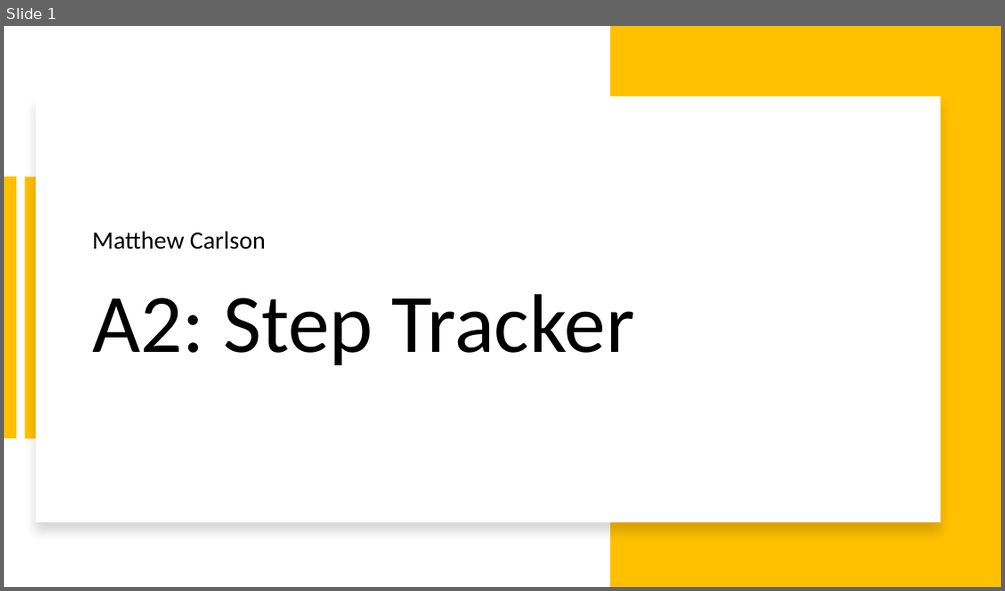
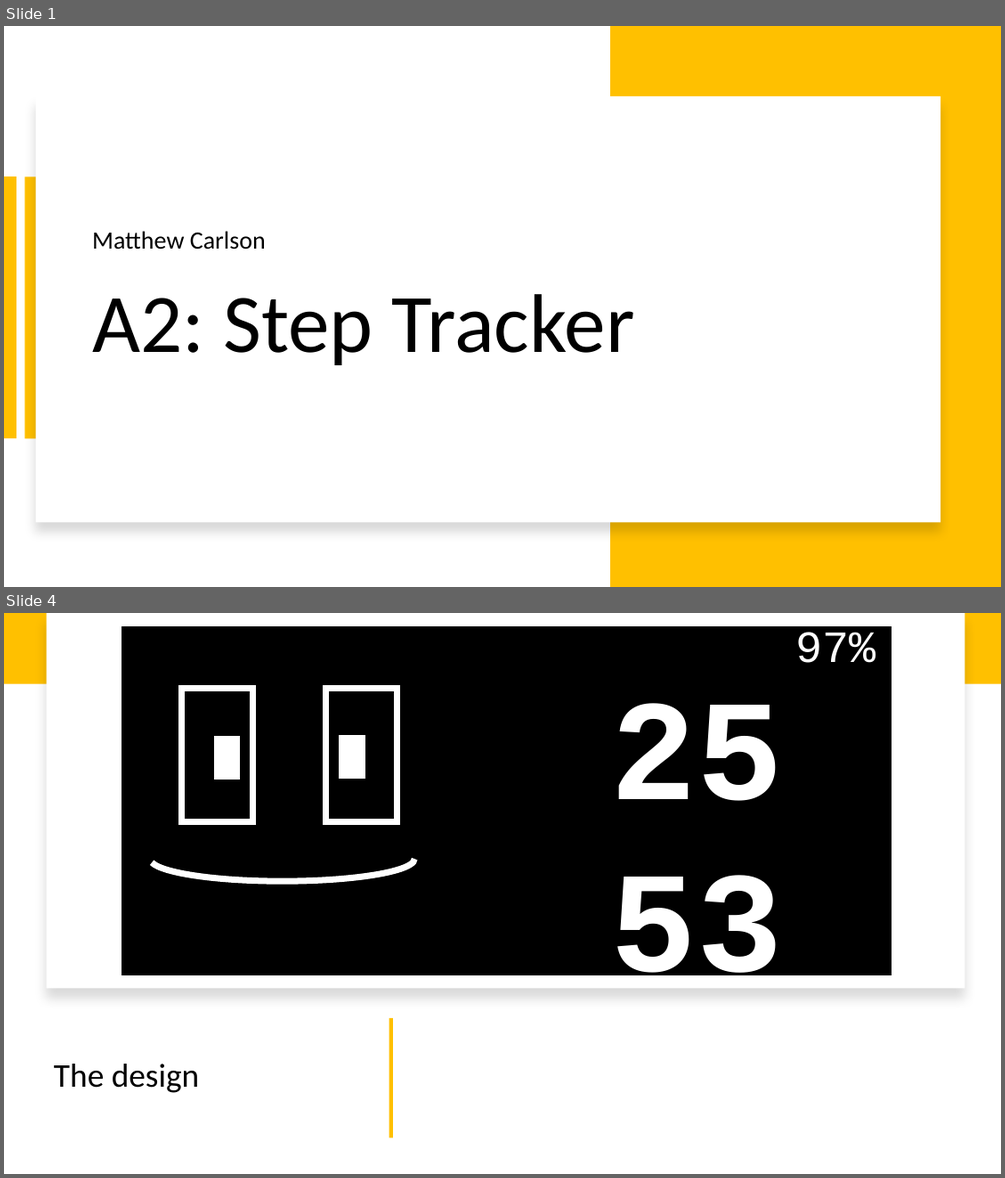
Before and after one commit to matthewfcarlson/CS590-A2, a slide deck: A2.pptx. Shown one above the other, each under a label of ours: slide 1 before the commit, slides 1 and 4 after it; the slides between them are not shown. The pictures are 1005x591 and 1005x1178 pixels, drawn with LibreOffice and Linux fonts; fonts in the diff are those of the drawing. Boxes give left, top, right and bottom in pixels: in the first picture for what was removed or moved away, otherwise in the second. Text is boxed around its words. In the diff, an @@ line names an element or a change of style, - is before the commit and + after.

```diff
--- a/A2.pptx
+++ b/A2.pptx
@@ slide 4 added at (4, 613, 1001, 1174), background #FFFFFF @@
@@ rectangle added at (4, 613, 1001, 684), fill #FFC000 @@
@@ rectangle added at (47, 613, 965, 989), fill #FFFFFF @@
@@ group added at (122, 627, 890, 975): 5 rectangles, 2 texts, 1 arc (boxed as its full ellipse) @@
+25
+53
+97%
@@ rectangle added at (389, 1018, 393, 1137), fill #FFC000 @@
@@ title added at (54, 1063, 199, 1093), 32 pt, text #000000 @@
+The design
```
Also in this commit, not shown: 5 other slides added, 1 slide removed, 3 other files.
